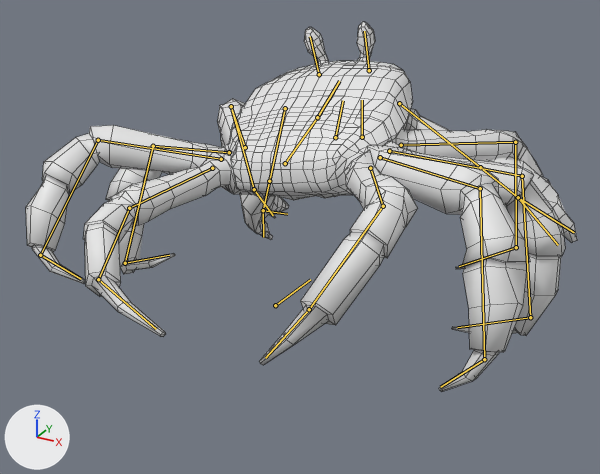
The Blender file Crab.blend, before and after one commit.
Both versions are drawn from a camera (50 mm lens) standing at (2.25, -4.21, 2.43) and looking at (0.1, -0.3, 0.48). The lights are fixed; the arrows at lower left show +X, +Y and +Z. Both versions are drawn at frame 50 of the action 'Walk Cycle Left'; the numbers are the values there. The bones that bend it are drawn over the model as lines. Mesh edges are drawn as thin lines.

Objects in the first picture: 'Crab'.
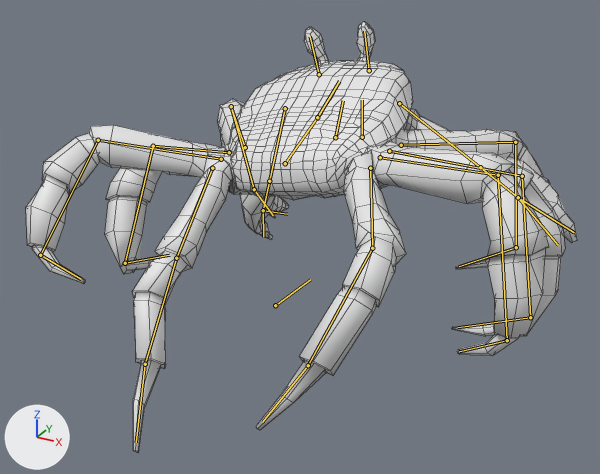
Commit message: Just before attempting to fix the bury animation

Location of each change, (x1, y1, x2, y2) in pixels of the pictures (600 x 474 px):
```json
{"object": "Crab", "change": "posed", "before": [26, 22, 577, 392], "after": [26, 22, 577, 452], "on screen": "16% taller"}
```

Edits to the scene script, one JSON object a line:
```json
{"block": "bone_ik_ctrl_r_leg_3", "where": "bone_ik_ctrl_r_leg_3 = bpy.data.objects['Armature'].pose.bones['Ik.Ctrl.R.Leg.3']  # child of 'Root'"}
{"op": "set", "path": "bone_ik_ctrl_r_leg_3.location", "old": "(0.29, -0.86, -0.02)", "new": "(-0.06, -0.88, -0.02)"}
{"block": "bone_ik_ctrl_r_leg_4", "where": "bone_ik_ctrl_r_leg_4 = bpy.data.objects['Armature'].pose.bones['Ik.Ctrl.R.Leg.4']  # child of 'Root'"}
{"op": "set", "path": "bone_ik_ctrl_r_leg_4.location", "old": "(0.23, -1.19, 0.23)", "new": "(0.23, -1.19, -0.12)"}
{"block": "bone_ik_ctrl_l_leg_4", "where": "bone_ik_ctrl_l_leg_4 = bpy.data.objects['Armature'].pose.bones['Ik.Ctrl.L.Leg.4']  # child of 'Root'"}
{"op": "set", "path": "bone_ik_ctrl_l_leg_4.location", "old": "(-0.31, -1.74, 0.26)", "new": "(-0.31, -1.54, -0.44)"}
```
